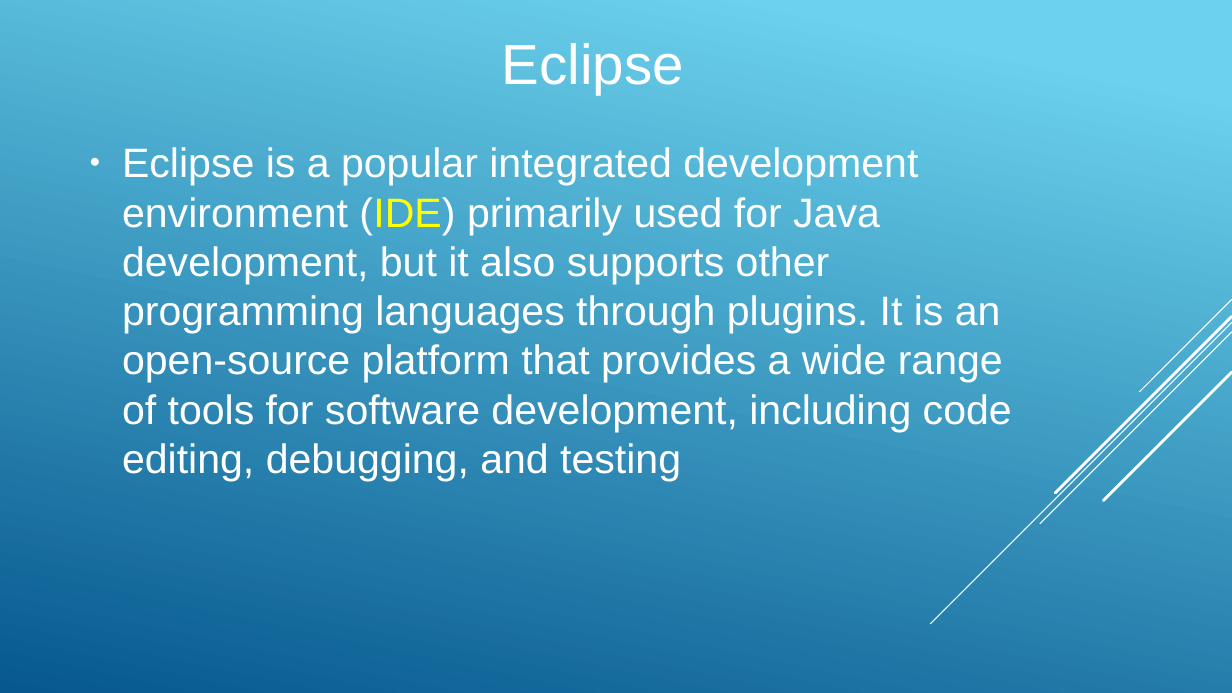
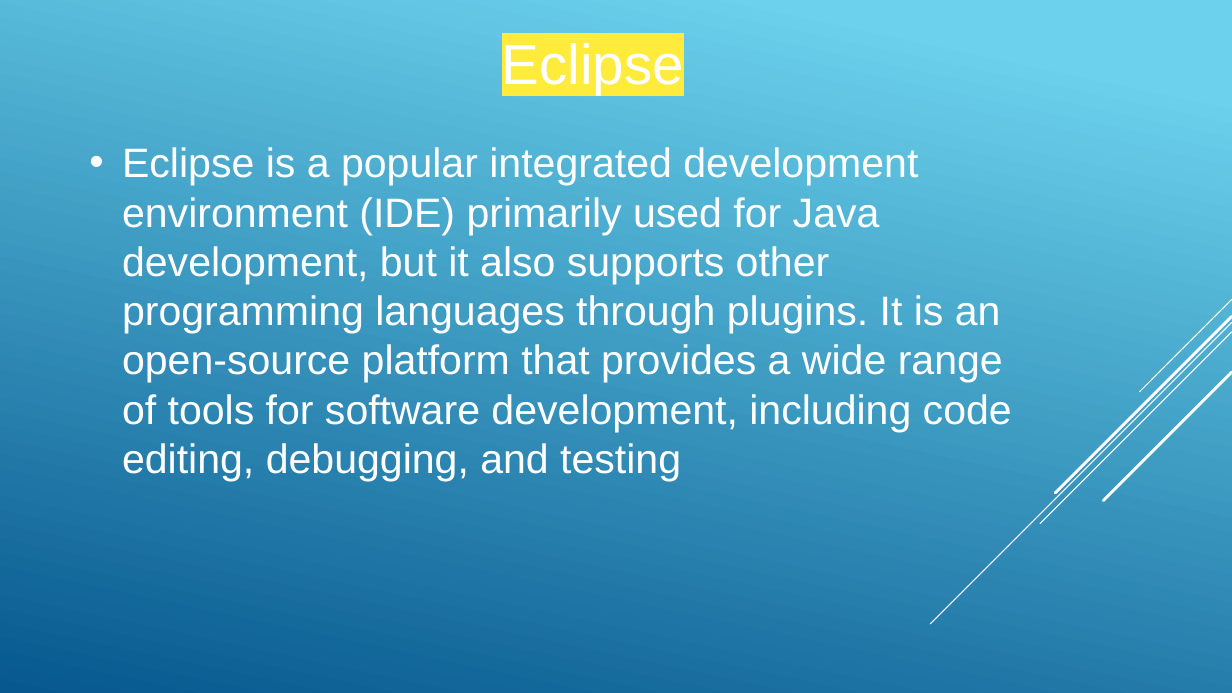
Before and after one commit to yckoincgu/C_Programming, a slide deck: slide 13 of 113/0_Introduction/C01_introduction.odp. Drawn at 1232x693 pixels with LibreOffice and Linux fonts; fonts in the diff are those of the drawing. Boxes give left, top, right and bottom in pixels: in the first picture for what was removed or moved away, otherwise in the second. Text is boxed around its words. In the diff, an @@ line names an element or a change of style, - is before the commit and + after.

```diff
--- a/113/0_Introduction/C01_introduction.odp
+++ b/113/0_Introduction/C01_introduction.odp
@@ title "Eclipse" at [502, 43, 684, 94]: highlight none to #FFEB3B @@
@@ text "Eclipse is a popular integrated ..." at [122, 147, 1012, 481]: text colour #FFFF00 to #FFFFFF in "(IDE)"; bullet ● to • @@
```
Also in this commit, not shown: 19 other slides changed, 3 other files.
